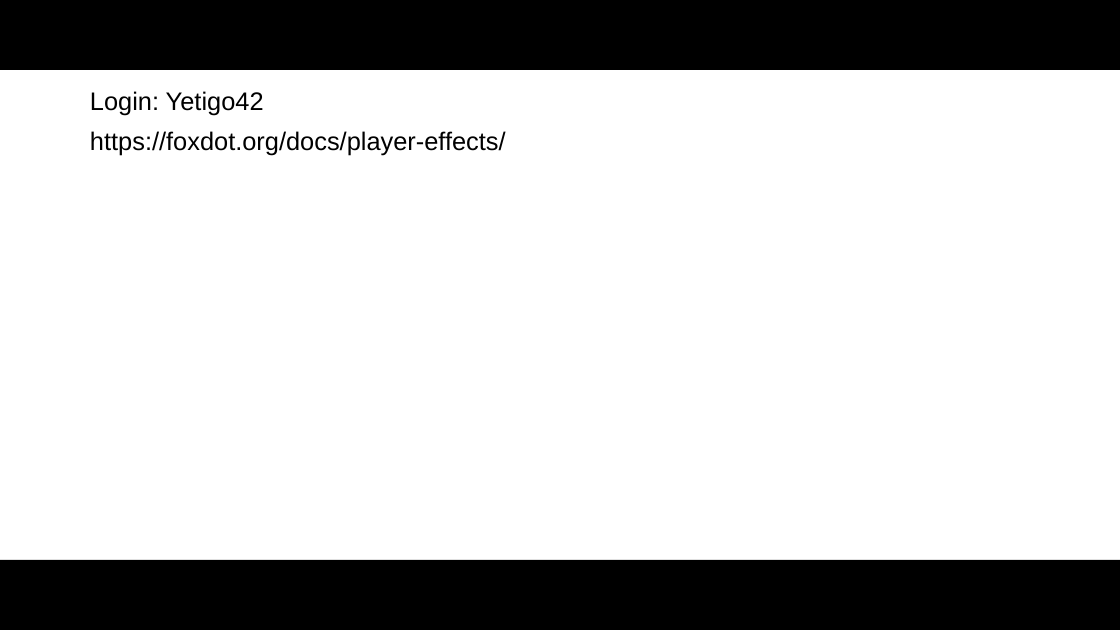
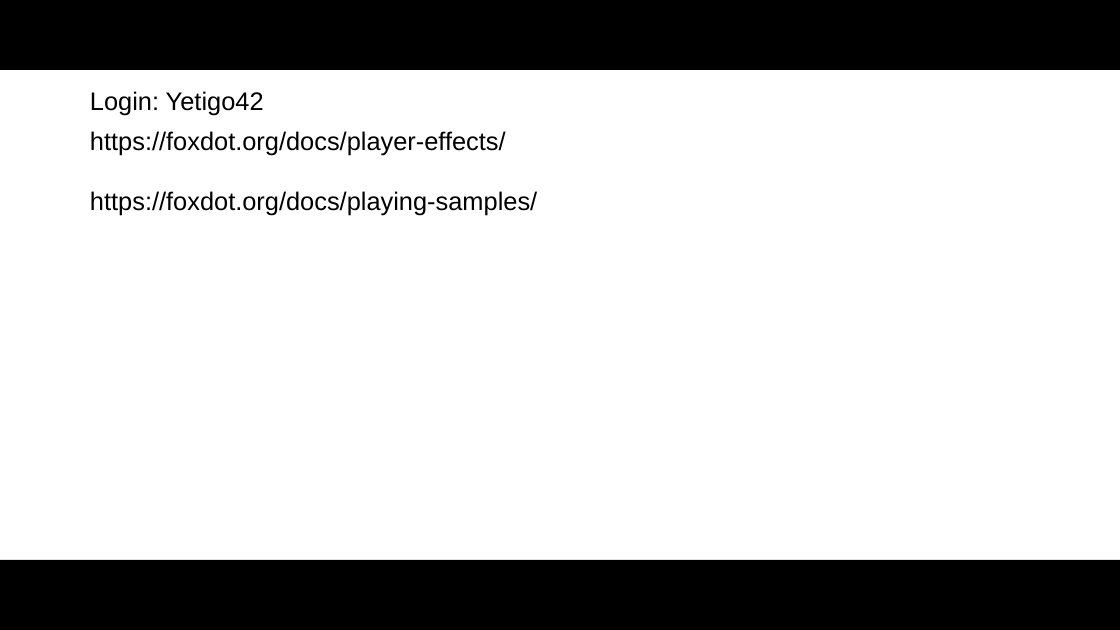
Before and after one commit to butayama/FoxDot, a slide deck: slide 26 of docs/FoxDot_assembled_infos_01.odp. Drawn at 1120x630 pixels with LibreOffice and Linux fonts; fonts in the diff are those of the drawing; background and template pictures are left out. Boxes give left, top, right and bottom in pixels: in the first picture for what was removed or moved away, otherwise in the second. Text is boxed around its words. In the diff, an @@ line names an element or a change of style, - is before the commit and + after.

```diff
--- a/docs/FoxDot_assembled_infos_01.odp
+++ b/docs/FoxDot_assembled_infos_01.odp
@@ text added at bbox=[90, 191, 537, 215], 18 pt, text #000000 @@
+https://foxdot.org/docs/playing-samples/
```
Also in this commit, not shown: 2 other files.
